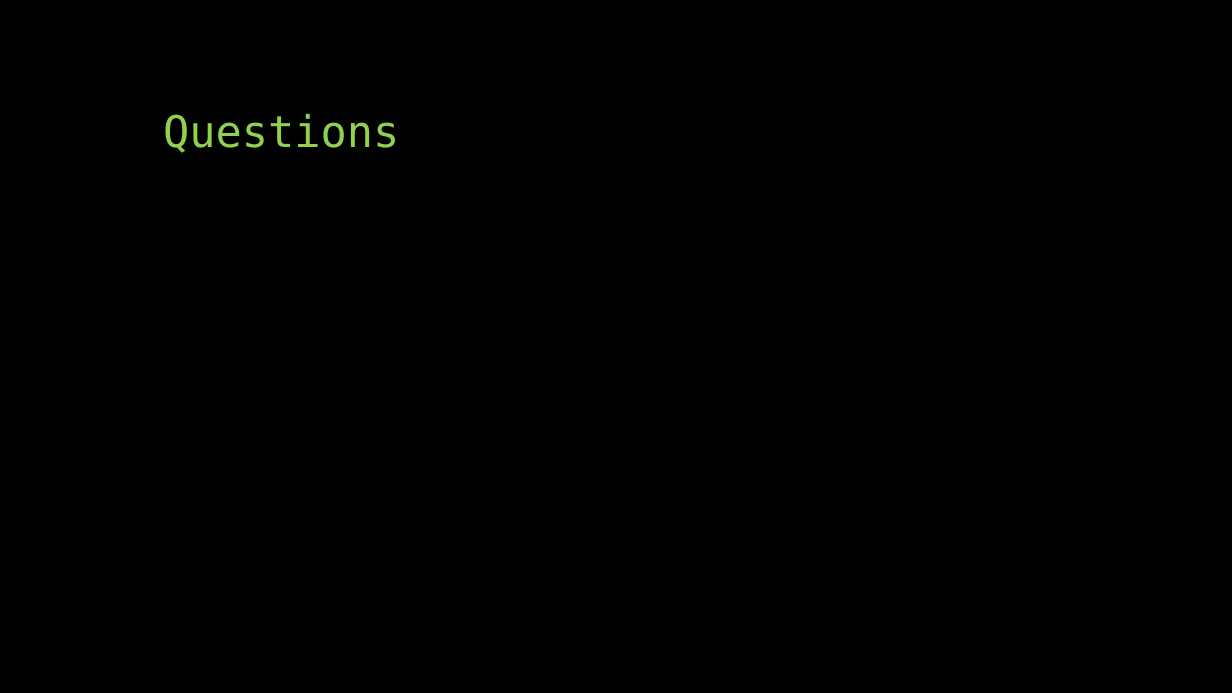
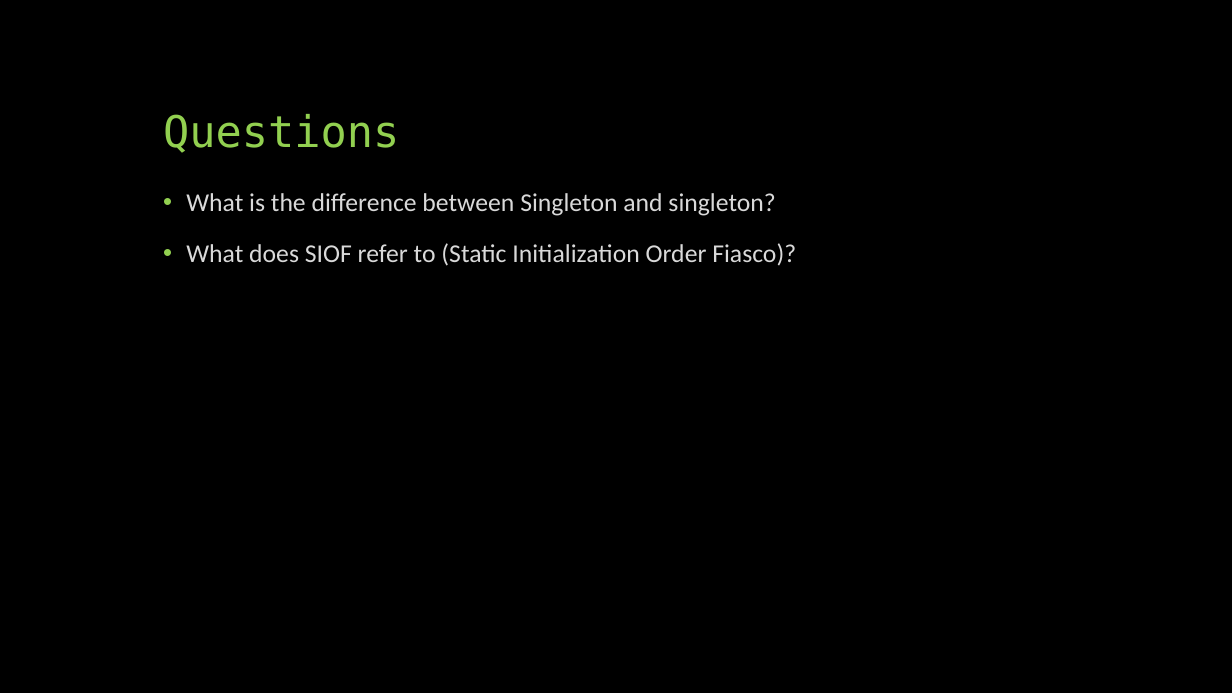
Before and after one commit to FHorrie/Prog4Presentation, a slide deck: slide 12 of Beautiful C++ ch3-2 I.3.pptx. Drawn at 1232x693 pixels with LibreOffice and Linux fonts; fonts in the diff are those of the drawing. Boxes give left, top, right and bottom in pixels: in the first picture for what was removed or moved away, otherwise in the second. Text is boxed around its words. In the diff, an @@ line names an element or a change of style, - is before the commit and + after.

```diff
--- a/Beautiful C++ ch3-2 I.3.pptx
+++ b/Beautiful C++ ch3-2 I.3.pptx
@@ text added at bbox=[186, 193, 796, 266], 20 pt, text #D9D9D9 @@
+• What is the difference between Singleton and singleton?
+• What does SIOF refer to (Static Initialization Order Fiasco)?
```
Also in this commit, not shown: 2 other slides changed.
